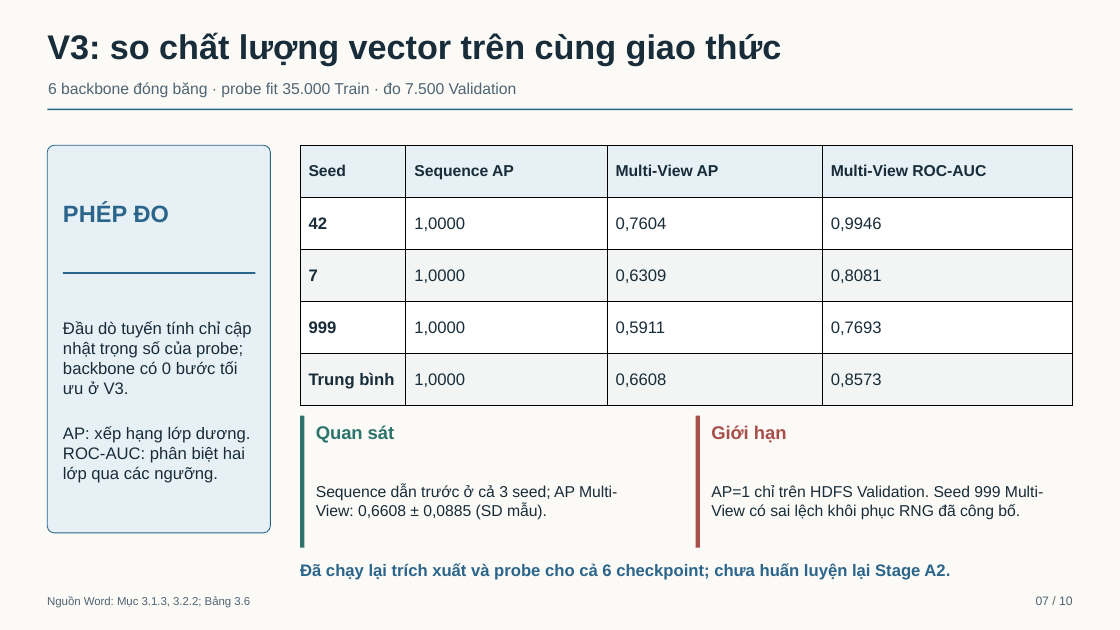
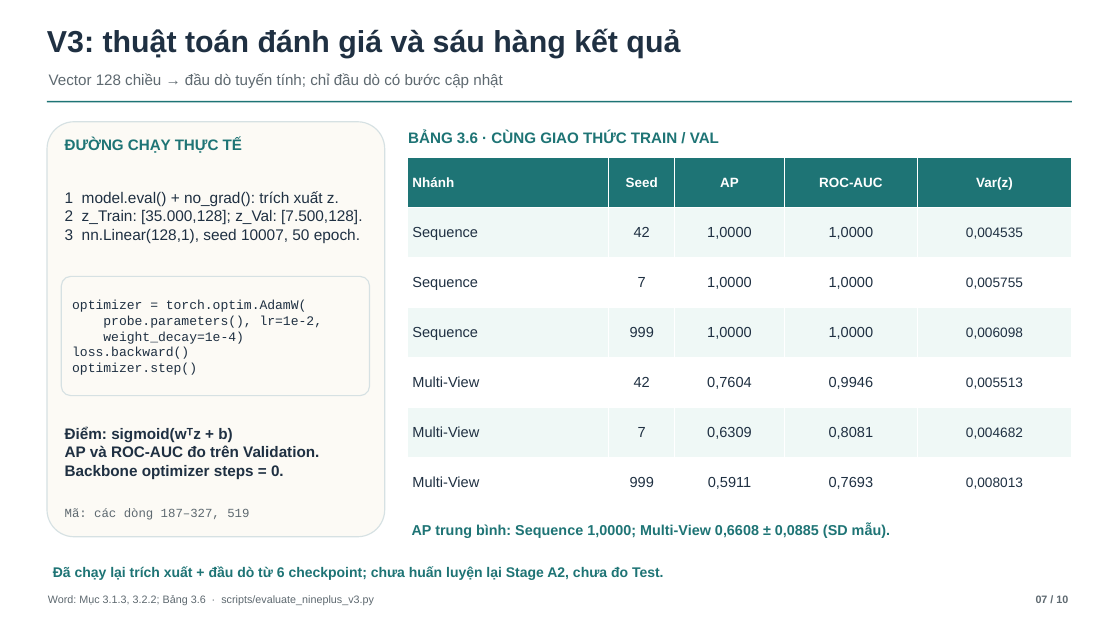
Before and after one commit to Minhlike/chuyen-de-chuyen-sau, a slide deck: slide 7 of bao-ve/Bao-cao-chuyen-de-10-slide-v4.pptx. Drawn at 1120x630 pixels with LibreOffice and Linux fonts; fonts in the diff are those of the drawing. Boxes give left, top, right and bottom in pixels: in the first picture for what was removed or moved away, otherwise in the second. Text is boxed around its words. In the diff, an @@ line names an element or a change of style, - is before the commit and + after.

```diff
--- a/bao-ve/Bao-cao-chuyen-de-10-slide-v4.pptx
+++ b/bao-ve/Bao-cao-chuyen-de-10-slide-v4.pptx
@@ background #FBFAF6 to #FFFFFF @@
@@ text at (47, 28, 680, 58): text changed; size 13.5 to 26 pt; text colour #506473 to #1F3042; bold on @@
-6 backbone đóng băng · probe fit 35.000 Train · đo 7.500 Validation
+V3: thuật toán đánh giá và sáu hàng kết quả
@@ text removed at (47, 32, 781, 65) @@
-V3: so chất lượng vector trên cùng giao thức
@@ text added at (49, 73, 502, 88), 13 pt, text #5E6970 @@
+Vector 128 chiều → đầu dò tuyến tính; chỉ đầu dò có bước cập nhật
@@ rectangle: place and size @@
-rectangle at (47, 108, 1073, 110)
+rectangle at (47, 101, 1072, 103)
@@ rectangle at (47, 101, 1072, 103): fill #2B658B to #1E7475 @@
@@ rounded rectangle: place and size @@
-rounded rectangle at (47, 145, 271, 533)
+rounded rectangle at (47, 122, 385, 537)
@@ rounded rectangle at (47, 122, 385, 537): fill #E7F0F5 to #FCFAF5; outline #2B658B 0.75 pt to #D6E1E3 1 pt; proportions changed @@
@@ text added at (65, 138, 242, 153), 13 pt, text #1E7475, bold @@
+ĐƯỜNG CHẠY THỰC TẾ
@@ text added at (408, 131, 719, 143), 13 pt, text #1E7475, bold @@
+BẢNG 3.6 · CÙNG GIAO THỨC TRAIN / VAL
@@ table at (408, 158, 1072, 507) @@
-Seed | Sequence AP | Multi-View AP | Multi-View ROC-AUC
-42 | 1,0000 | 0,7604 | 0,9946
-7 | 1,0000 | 0,6309 | 0,8081
-999 | 1,0000 | 0,5911 | 0,7693
-Trung bình | 1,0000 | 0,6608 | 0,8573
+Nhánh | Seed | AP | ROC-AUC | Var(z)
+Sequence | 42 | 1,0000 | 1,0000 | 0,004535
+Sequence | 7 | 1,0000 | 1,0000 | 0,005755
+Sequence | 999 | 1,0000 | 1,0000 | 0,006098
+Multi-View | 42 | 0,7604 | 0,9946 | 0,005513
+Multi-View | 7 | 0,6309 | 0,8081 | 0,004682
+Multi-View | 999 | 0,5911 | 0,7693 | 0,008013
@@ table: place and size @@
-table at (300, 145, 1073, 406)
+table at (408, 158, 1072, 507)
@@ text removed at (63, 203, 169, 223) @@
-PHÉP ĐO
@@ text added at (65, 191, 362, 243), 13.2 pt, text #1F3042 @@
+1 model.eval() + no_grad(): trích xuất z.
+2 z_Train: [35.000,128]; z_Val: [7.500,128].
+3 nn.Linear(128,1), seed 10007, 50 epoch.
@@ rounded rectangle added at (61, 276, 370, 396), fill #FCFAF5, outline #D6E1E3 1 pt @@
@@ rectangle removed at (63, 272, 255, 274) @@
@@ text removed at (63, 321, 252, 483) @@
-Đầu dò tuyến tính chỉ cập nhật trọng số của probe; backbone có 0 bước tối ưu ở V3.
-AP: xếp hạng lớp dương.
-ROC-AUC: phân biệt hai lớp qua các ngưỡng.
@@ text added at (72, 300, 323, 375), 11.2 pt, text #1F3042 @@
+optimizer = torch.optim.AdamW(
+probe.parameters(), lr=1e-2,
+weight_decay=1e-4)
+loss.backward()
+optimizer.step()
@@ rectangle removed at (300, 416, 304, 548) @@
@@ rectangle removed at (696, 416, 700, 548) @@
@@ text added at (65, 427, 319, 479), 13.1 pt, text #1F3042, bold @@
+Điểm: sigmoid(wᵀz + b)
+AP và ROC-AUC đo trên Validation.
+Backbone optimizer steps = 0.
@@ text removed at (316, 425, 395, 443) @@
-Quan sát
@@ text removed at (711, 425, 787, 443) @@
-Giới hạn
@@ text added at (65, 508, 249, 520), 10.6 pt, text #5E6970 @@
+Mã: các dòng 187–327, 519
@@ text removed at (316, 484, 617, 520) @@
-Sequence dẫn trước ở cả 3 seed; AP Multi-View: 0,6608 ± 0,0885 (SD mẫu).
@@ text at (412, 523, 890, 538): text changed; size 13.5 to 12.3 pt; text colour #182C39 to #1E7475; bold on @@
-AP=1 chỉ trên HDFS Validation. Seed 999 Multi-View có sai lệch khôi phục RNG đã công bố.
+AP trung bình: Sequence 1,0000; Multi-View 0,6608 ± 0,0885 (SD mẫu).
@@ text at (53, 566, 664, 580): text changed; size 14.2 to 12 pt; text colour #2B658B to #1E7475 @@
-Đã chạy lại trích xuất và probe cho cả 6 checkpoint; chưa huấn luyện lại Stage A2.
+Đã chạy lại trích xuất + đầu dò từ 6 checkpoint; chưa huấn luyện lại Stage A2, chưa đo Test.
@@ text at (48, 595, 374, 605): text changed; size 9.8 to 9.2 pt; text colour #506473 to #5E6970 @@
-Nguồn Word: Mục 3.1.3, 3.2.2; Bảng 3.6
+Word: Mục 3.1.3, 3.2.2; Bảng 3.6 · scripts/evaluate_nineplus_v3.py
@@ text "07 / 10" at (1036, 595, 1068, 603): size 10.5 to 9.2 pt, text colour #506473 to #5E6970, bold on @@
```
Also in this commit, not shown: 5 other slides changed, 2 slides added, 2 slides removed, 5 other files.
